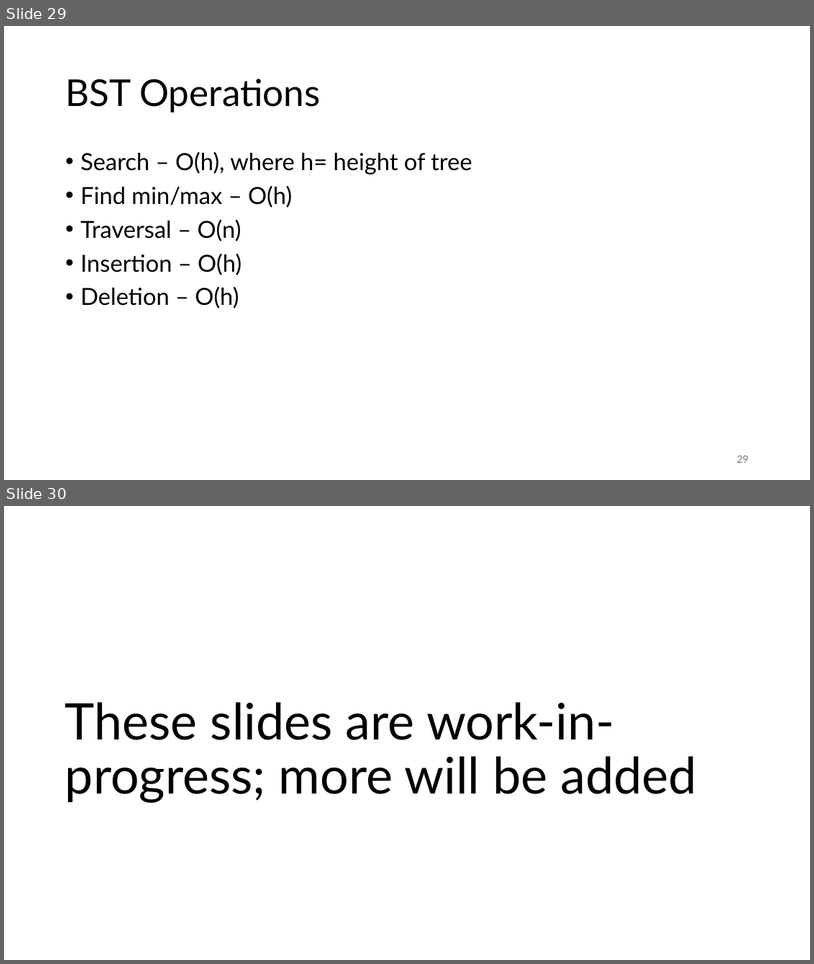
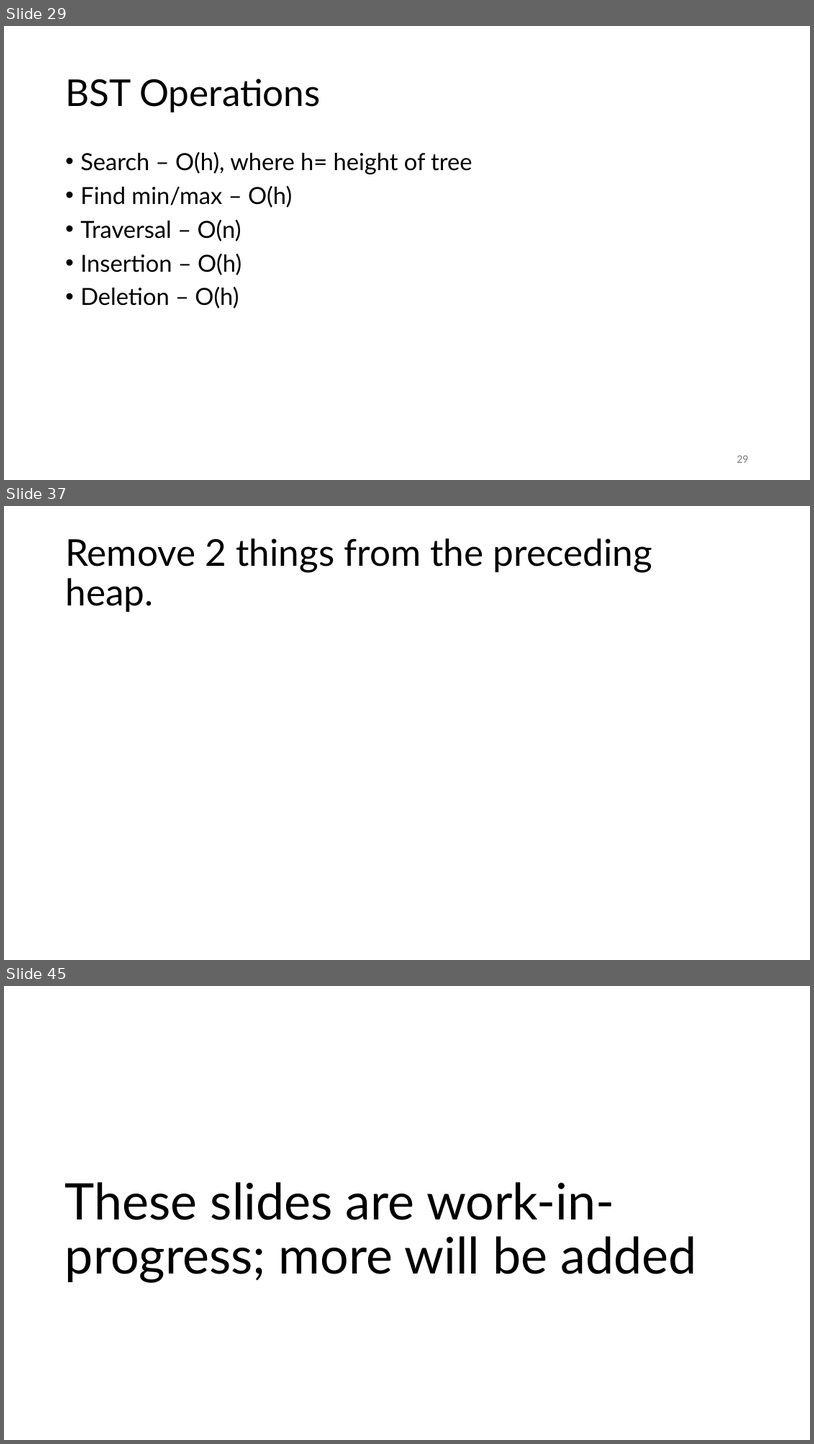
Before and after one commit to SMC-CS-374-Sp26/Unit-2-Data-Structures, a slide deck: 374 DS in detail.pptx. Shown one above the other, each under a label of ours: slides 29 and 30 before the commit, slides 29, 37 and 45 after it; the slides between them are not shown. The pictures are 814x964 and 814x1444 pixels, drawn with LibreOffice and Linux fonts; fonts in the diff are those of the drawing. Boxes give left, top, right and bottom in pixels: in the first picture for what was removed or moved away, otherwise in the second. Text is boxed around its words. In the diff, an @@ line names an element or a change of style, - is before the commit and + after.

```diff
--- a/374 DS in detail.pptx
+++ b/374 DS in detail.pptx
@@ slide 37 added at [4,506,810,960], background #FFFFFF @@
@@ title added at [65,538,653,612], 44 pt, text #000000 @@
+Remove 2 things from the preceding heap.
@@ what was slide 30 is now slide 45 @@
```
Also in this commit, not shown: 14 other slides added, 1 other file.
